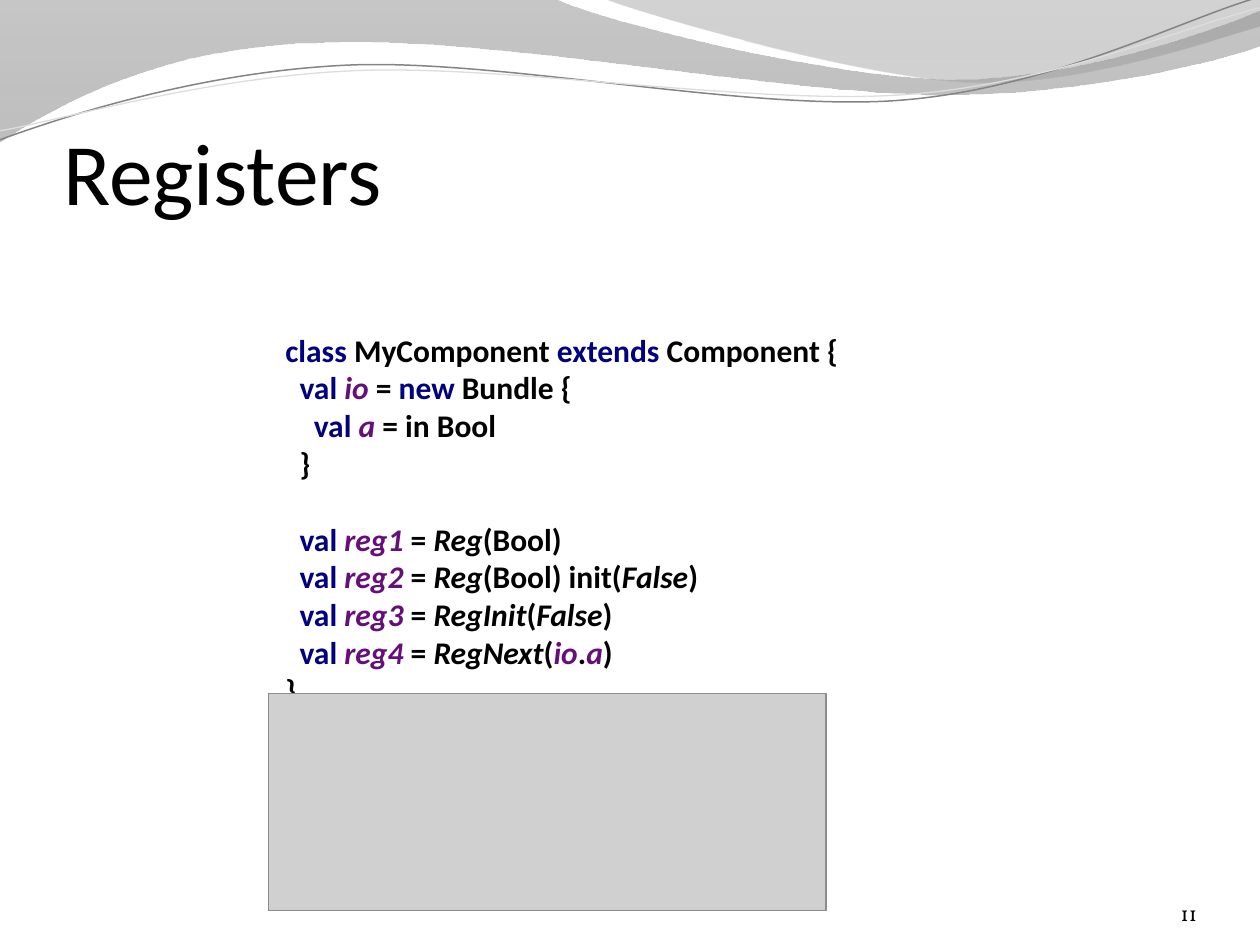
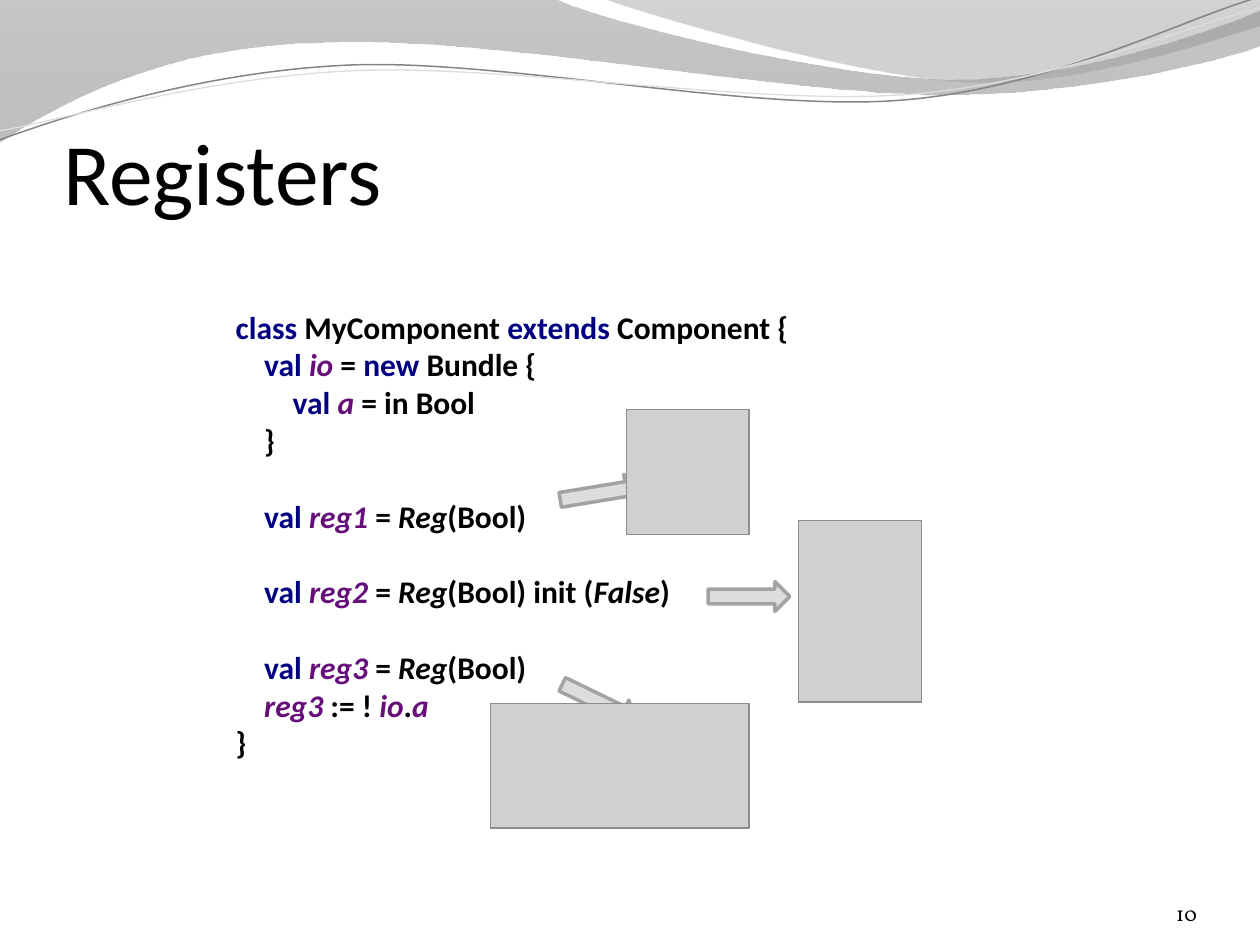
Before and after one commit to SpinalHDL/SpinalDoc, a slide deck: slide 10 of presentation/en/presentation.pptx (slide 11 before the commit). Drawn at 1260x945 pixels with LibreOffice and Linux fonts; fonts in the diff are those of the drawing; grey boxes stand for pictures; background and template pictures are left out. Boxes give left, top, right and bottom in pixels: in the first picture for what was removed or moved away, otherwise in the second. Text is boxed around its words. In the diff, an @@ line names an element or a change of style, - is before the commit and + after.

```diff
--- a/presentation/en/presentation.pptx
+++ b/presentation/en/presentation.pptx
@@ text at box(236, 317, 770, 723): text changed @@
-class MyComponent extends Component {
-val io = new Bundle {
-val a = in Bool
-}
-val reg1 = Reg(Bool)
-val reg2 = Reg(Bool) init(False)
-val reg3 = RegInit(False)
-val reg4 = RegNext(io.a)
-}
+class MyComponent extends Component {
+val io = new Bundle {
+val a = in Bool
+}
+val reg1 = Reg(Bool)
+val reg2 = Reg(Bool) init (False)
+val reg3 = Reg(Bool)
+reg3 := ! io.a
+}
@@ picture added at box(626, 410, 748, 534) @@
@@ right arrow added at box(558, 472, 643, 515), fill #DDDDDD, outline #A3A3A3 2 pt @@
@@ picture added at box(799, 520, 922, 702) @@
@@ right arrow added at box(708, 582, 790, 612), fill #DDDDDD, outline #A3A3A3 2 pt @@
@@ right arrow added at box(556, 670, 643, 733), fill #DDDDDD, outline #A3A3A3 2 pt @@
@@ picture removed at box(268, 694, 825, 911) @@
@@ picture added at box(490, 703, 748, 828) @@
@@ page number at box(1176, 910, 1197, 921): text changed @@
-11
+10
```
Also in this commit, not shown: 20 other slides changed, 3 slides added, 5 slides removed, 2 other files.
